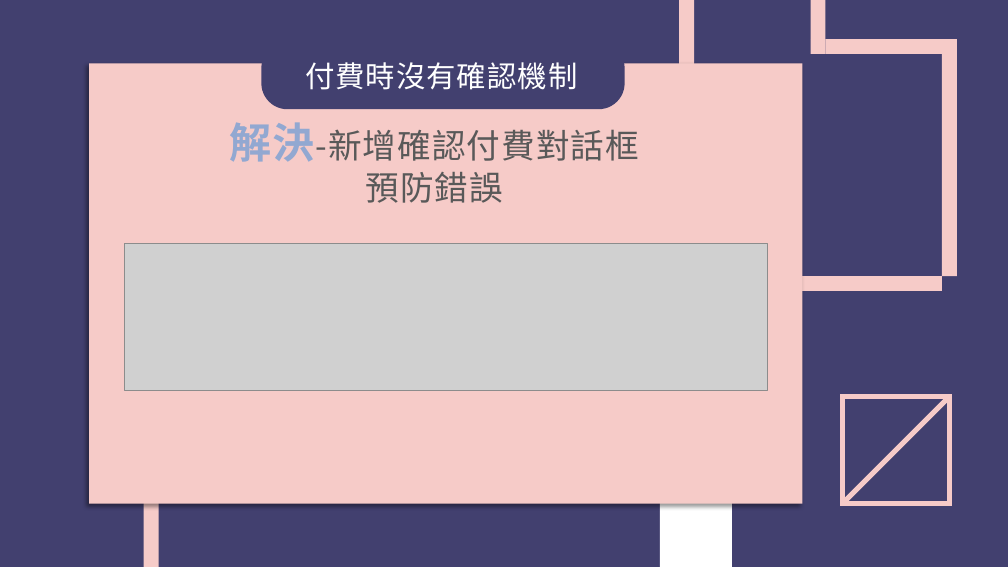
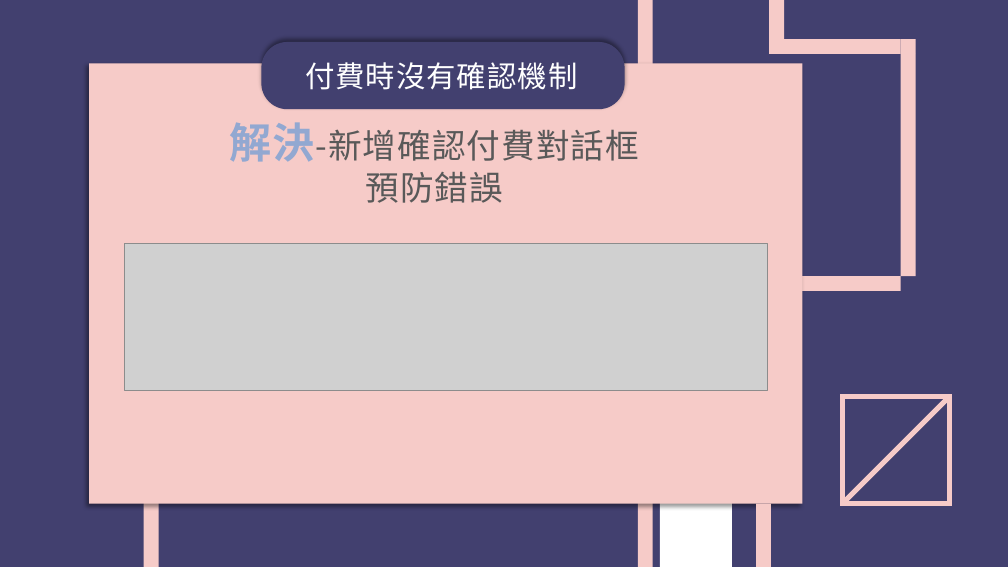
Before and after one commit to leonasdev/WebMidProject, a slide deck: slide 24 of 期末報告企畫書.pptx. Drawn at 1008x567 pixels with LibreOffice and Linux fonts; fonts in the diff are those of the drawing; grey boxes stand for pictures. Boxes give left, top, right and bottom in pixels: in the first picture for what was removed or moved away, otherwise in the second. Text is boxed around its words. In the diff, an @@ line names an element or a change of style, - is before the commit and + after.

```diff
--- a/期末報告企畫書.pptx
+++ b/期末報告企畫書.pptx
@@ rounded rectangle at box(262, 42, 625, 109): shadow on @@
@@ 6 freeform shapes, 1 rectangle: place and size @@
-6 freeform shapes, 1 rectangle at box(679, 0, 957, 567)
+6 freeform shapes, 1 rectangle at box(638, 0, 916, 567)
@@ freeform shape added at box(756, 504, 771, 567), fill #F6CBC8 @@
```
Also in this commit, not shown: 9 other slides changed.
